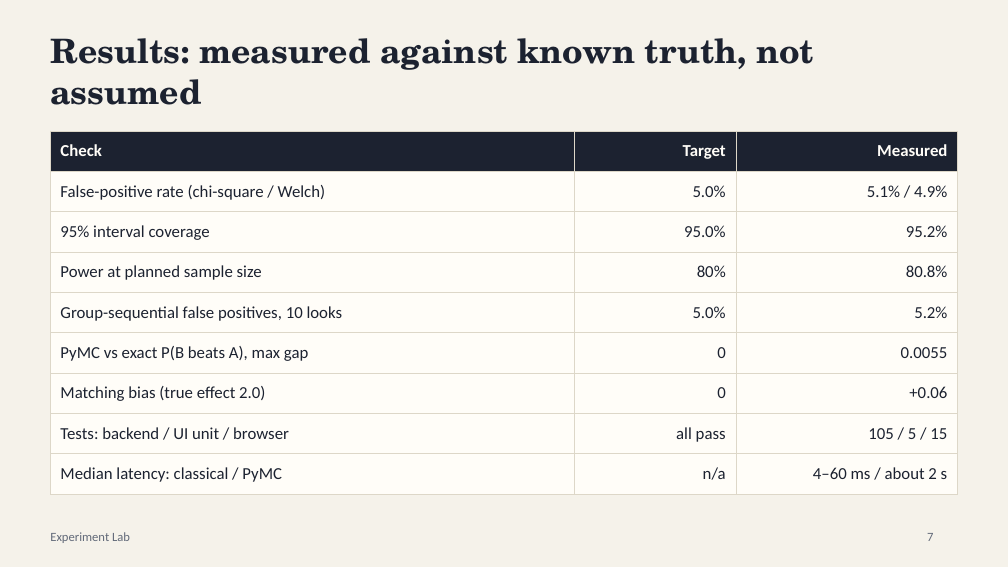
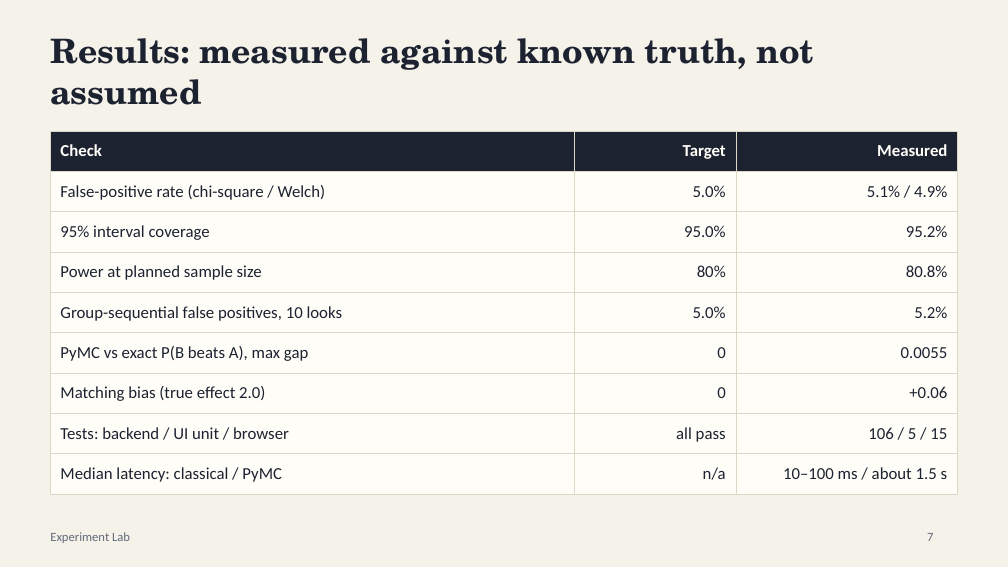
Before and after one commit to Murali-Krishna22ds/abtest-lab, a slide deck: slide 7 of docs/Experiment_Lab_Final_Presentation.pptx. Drawn at 1008x567 pixels with LibreOffice and Linux fonts; fonts in the diff are those of the drawing. Boxes give left, top, right and bottom in pixels: in the first picture for what was removed or moved away, otherwise in the second. Text is boxed around its words. In the diff, an @@ line names an element or a change of style, - is before the commit and + after.

Commit message:
perf: lazy-load chart views and split vendor chunks (first load 180 KB to 57 KB); memoise Bayesian results (1.5 s to 17 ms); honest benchmarks

```diff
--- a/docs/Experiment_Lab_Final_Presentation.pptx
+++ b/docs/Experiment_Lab_Final_Presentation.pptx
@@ table at <box>50,131,958,486</box> @@
-row 8, column 3: 105 / 5 / 15
+row 8, column 3: 106 / 5 / 15
-row 9, column 3: 4–60 ms / about 2 s
+row 9, column 3: 10–100 ms / about 1.5 s
```
Also in this commit, not shown: 20 other files.
